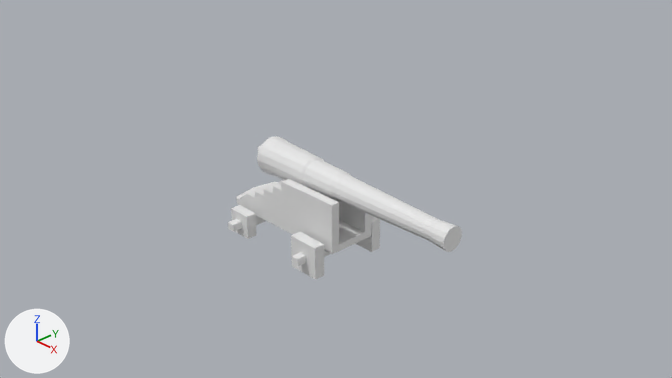
What one commit did to the Blender file assets/Blender Models/canon.blend.
Both versions are drawn from the file's camera 'Camera'. The lights are fixed; the arrows at lower left show +X, +Y and +Z. The picture after the commit comes second.

Names of what the first picture shows: 'Cart', 'Cylinder'.
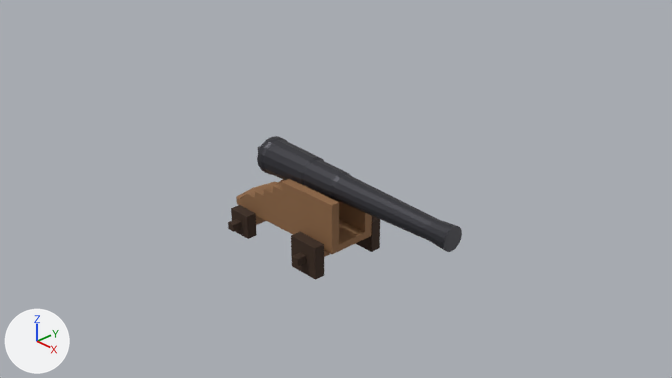
Diff of the bpy script that builds the scene:
```diff
--- a/assets/Blender Models/canon.blend.py
+++ b/assets/Blender Models/canon.blend.py
@@ mat_canonwheel @@
+mat_canonwheel = principled_material('CanonWheel')
+mat_canonwheel.base_color = (0.04, 0.018, 0.008)  # brown #382416
+mat_canonwheel.roughness = 0.85
@@ mat_canonwood @@
+mat_canonwood = principled_material('CanonWood')
+mat_canonwood.base_color = (0.28, 0.14, 0.06)  # brown #906945
+mat_canonwood.roughness = 0.8
@@ mat_canoniron @@
+mat_canoniron = principled_material('CanonIron')
+mat_canoniron.base_color = (0.05, 0.05, 0.06)  # dark grey #3f3f45
+mat_canoniron.metallic = 0.6
+mat_canoniron.roughness = 0.45
@@ me_cylinder_001 @@
 me_cylinder_001.from_pydata(...)  # 240 vertices, 226 faces; spans x -1.02..1.02, y -1.02..1.02, z -2.04..11.34
+me_cylinder_001.materials.append(mat_canoniron)  # dark grey #3f3f45
@@ me_cube_002 @@
 me_cube_002.from_pydata(...)  # 340 vertices, 340 faces; spans x -1.0..1.0, y -2.1..2.1, z -7.1..13.1
 # used by ob_cart; location = (-0.643, 0.0, -0.675); scale = (0.962, 0.342, 0.0472)
+# me_cube_002 part 1: 256 of the faces centred in x -1.0..1.0, y -1.2..1.2, z -4.1..13.1 switch from no material to mat_canonwood (brown #906945)
+# me_cube_002 part 2: 84 of the faces centred in x -0.7..0.9, y -2.1..2.1, z -7.1..2.1 switch from no material to mat_canonwheel (brown #382416)
```

Location of each change, (x1, y1, x2, y2) in pixels of the pictures (672 x 378 px):
'Cylinder', recoloured (white to dark grey): (257, 136, 462, 252) in both
part 1 of me_cube_002, recoloured (white to brown): (236, 179, 372, 257) in both
part 2 of me_cube_002, recoloured (white to brown): (228, 205, 380, 280) in both
